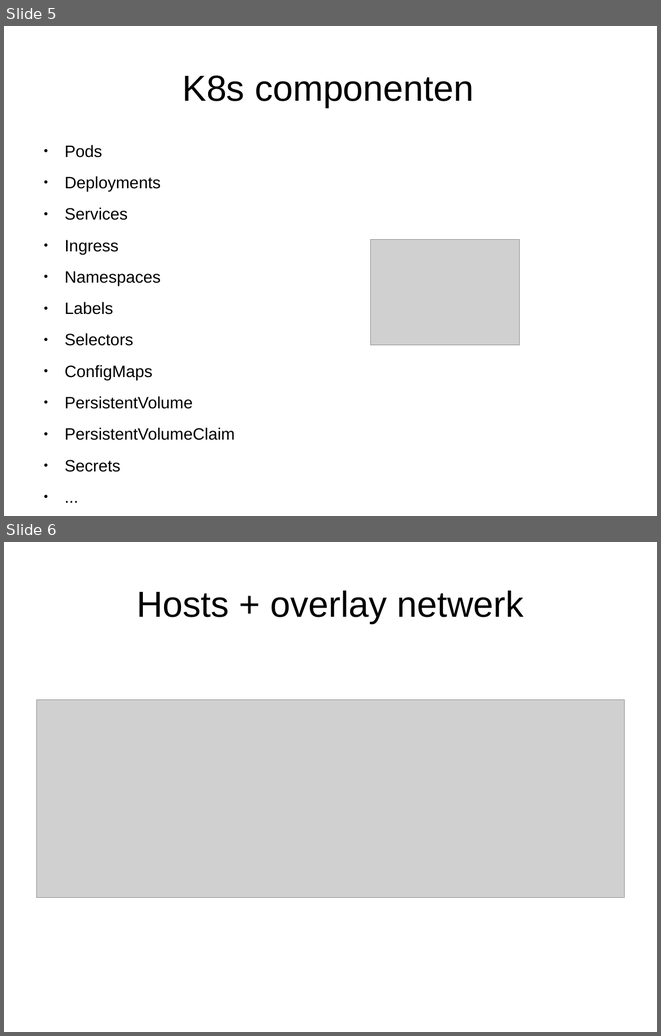
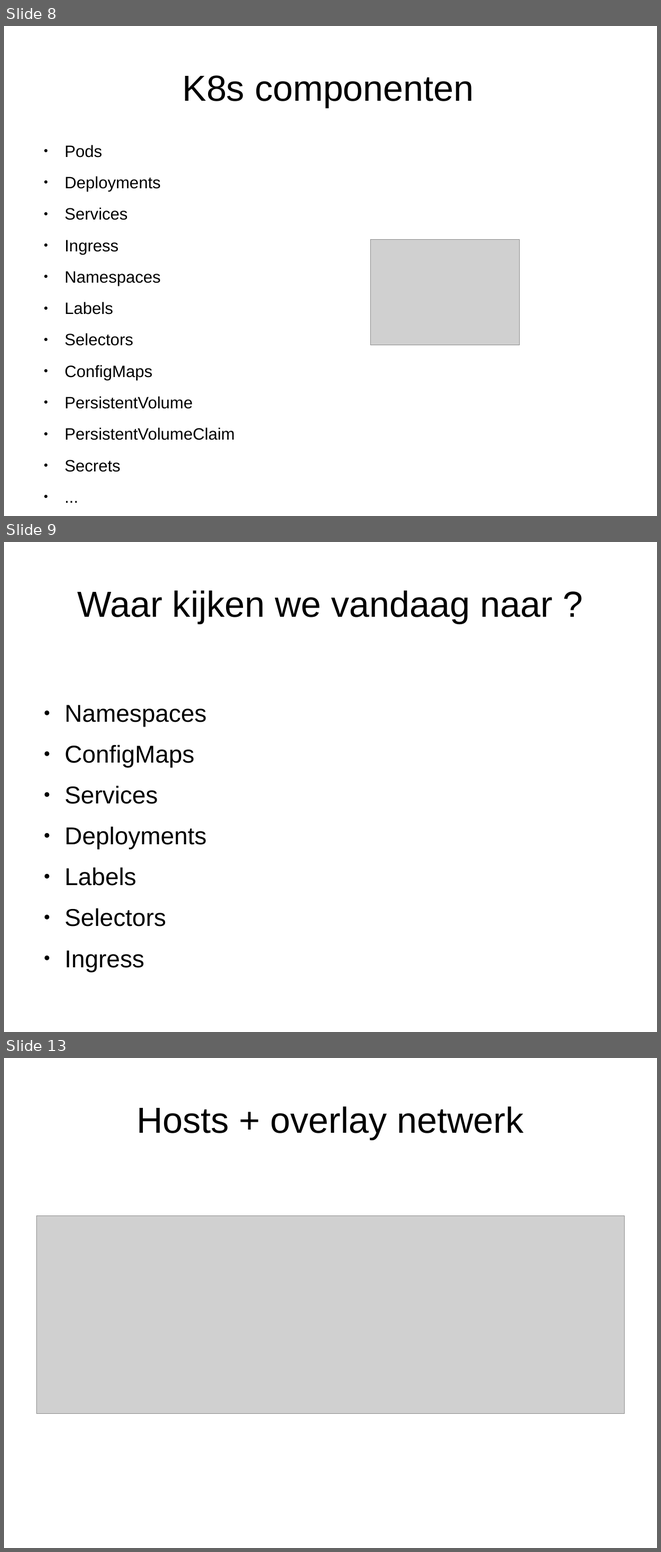
Before and after one commit to markbenschop/k8s-workshop, a slide deck: k8s_demo_proxy.odp. Shown one above the other, each under a label of ours: slides 5 and 6 before the commit, slides 8, 9 and 13 after it; the slides between them are not shown. The pictures are 661x1036 and 661x1552 pixels, drawn with LibreOffice and Linux fonts; fonts in the diff are those of the drawing; grey boxes stand for pictures. Boxes give left, top, right and bottom in pixels: in the first picture for what was removed or moved away, otherwise in the second. Text is boxed around its words. In the diff, an @@ line names an element or a change of style, - is before the commit and + after.

```diff
--- a/k8s_demo_proxy.odp
+++ b/k8s_demo_proxy.odp
@@ slide 9 added at (4,542,657,1032), background #FFFFFF @@
@@ title added at (77,590,553,623), 44 pt, text #000000 @@
+Waar kijken we vandaag naar ?
@@ text added at (64,705,206,972), 29.6 pt, text #000000 @@
+● Namespaces
+● ConfigMaps
+● Services
+● Deployments
+● Labels
+● Selectors
+● Ingress
@@ what was slide 5 is now slide 8 @@
@@ what was slide 6 is now slide 13 @@
```
Also in this commit, not shown: 4 slides changed, 8 other slides added, 4 slides removed, 1 other file.
